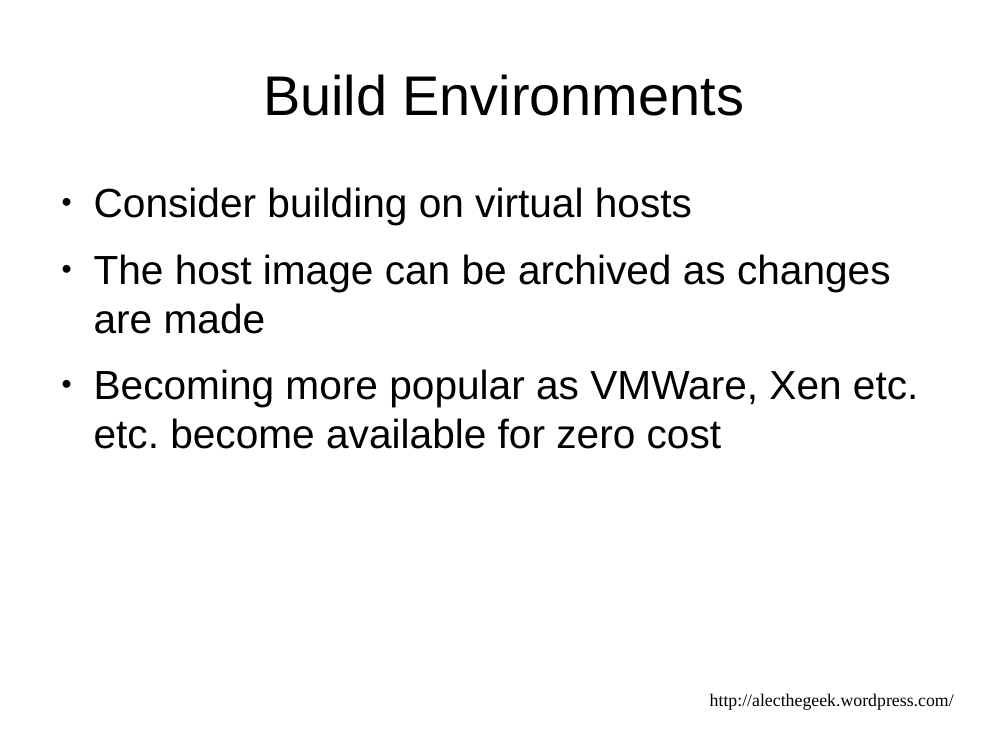
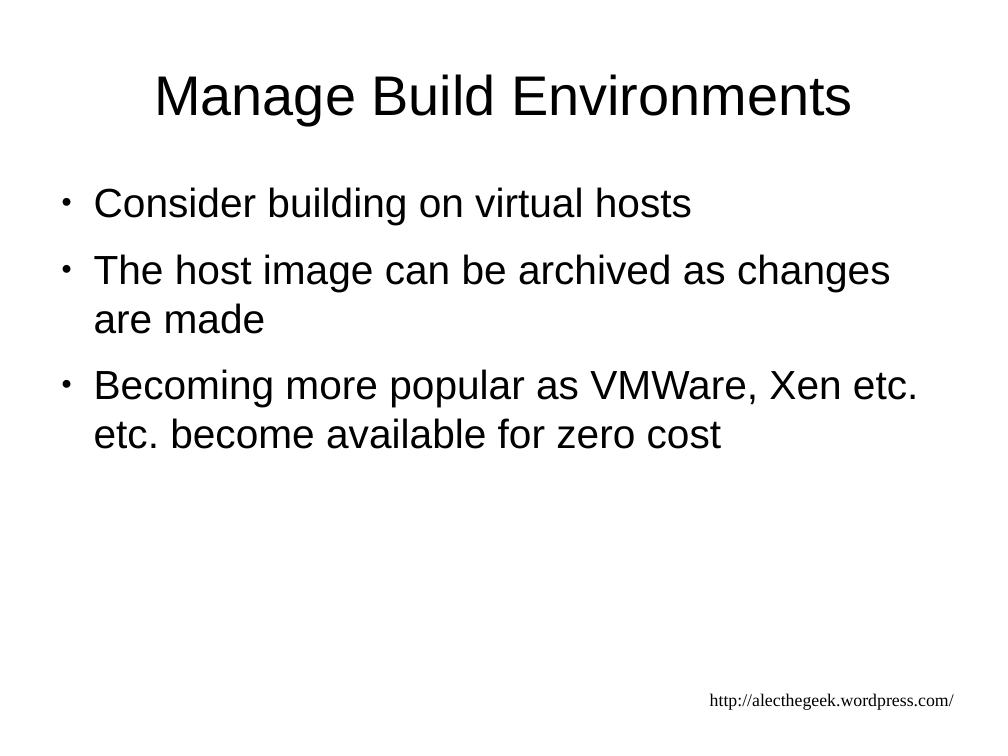
Before and after one commit to alecthegeek/gitbuilding, a slide deck: slide 14 of DevOpsDownUnderPresentation.odp (slide 11 before the commit). Drawn at 1008x756 pixels with LibreOffice and Linux fonts; fonts in the diff are those of the drawing. Boxes give left, top, right and bottom in pixels: in the first picture for what was removed or moved away, otherwise in the second. Text is boxed around its words. In the diff, an @@ line names an element or a change of style, - is before the commit and + after.

```diff
--- a/DevOpsDownUnderPresentation.odp
+++ b/DevOpsDownUnderPresentation.odp
@@ title at [154, 74, 852, 125]: text changed @@
-Build Environments
+Manage Build Environments
```
Also in this commit, not shown: 16 other slides changed, 4 slides added.
